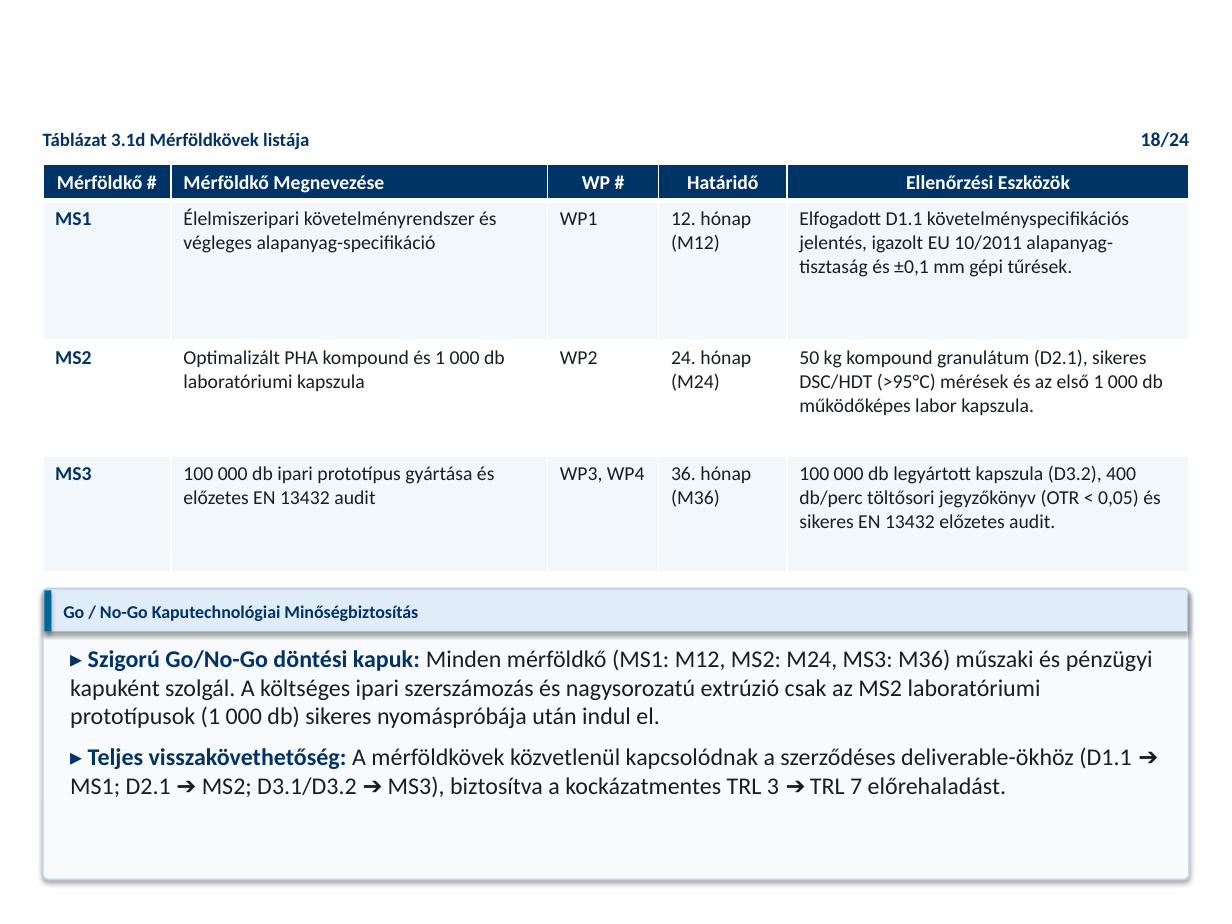
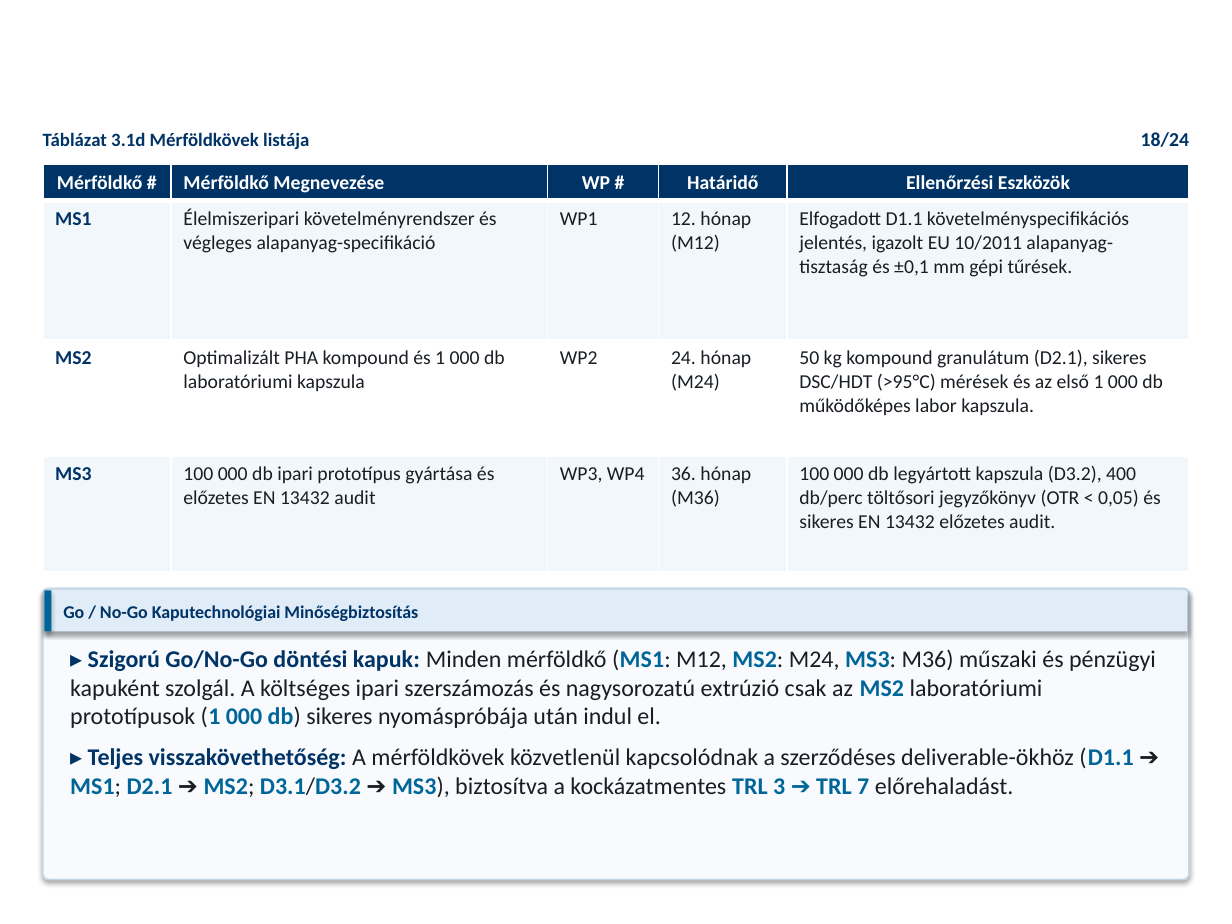
Before and after one commit to RMarci44/Fenntarthato-hulladek-projekt, a slide deck: slide 18 of PHACK_Prezentacio_Vegleges.pptx. Drawn at 1232x924 pixels with LibreOffice and Linux fonts; fonts in the diff are those of the drawing; background and template pictures are left out. Boxes give left, top, right and bottom in pixels: in the first picture for what was removed or moved away, otherwise in the second. Text is boxed around its words. In the diff, an @@ line names an element or a change of style, - is before the commit and + after.

```diff
--- a/PHACK_Prezentacio_Vegleges.pptx
+++ b/PHACK_Prezentacio_Vegleges.pptx
@@ text "▸ Szigorú Go/No-Go döntési kapuk: ..." at [70,649,1156,797]: text colour #191E24 to #006699, bold on in "(MS1: MS2: MS3: MS2 (1 000 db)", "(D1.1 MS1; D2.1 MS2; D3.1/D3.2 MS3), TRL ..." @@
```
Also in this commit, not shown: 18 other slides changed, 27 other files.
